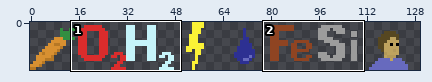
One commit to this sprite sheet: android/assets/img/icons.png. Above, an overview of the earlier version with the close-up marked.
Close-up. Old version:
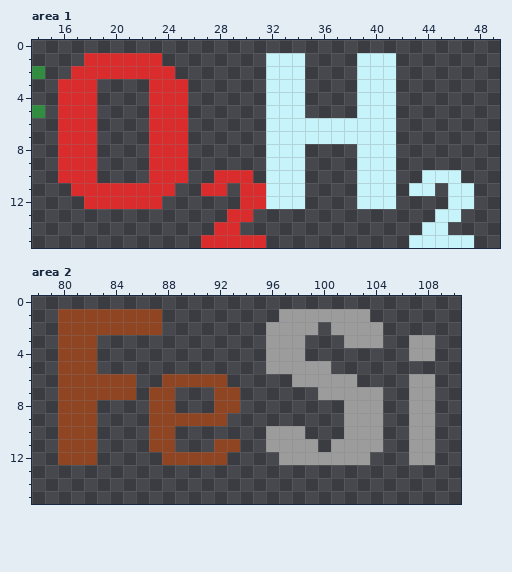
The file is 256x16 pixels. Shown: area 1: x 14..49, y 0..15; area 2: x 78..110, y 0..15. The wide view leaves out empty margins.
New version:
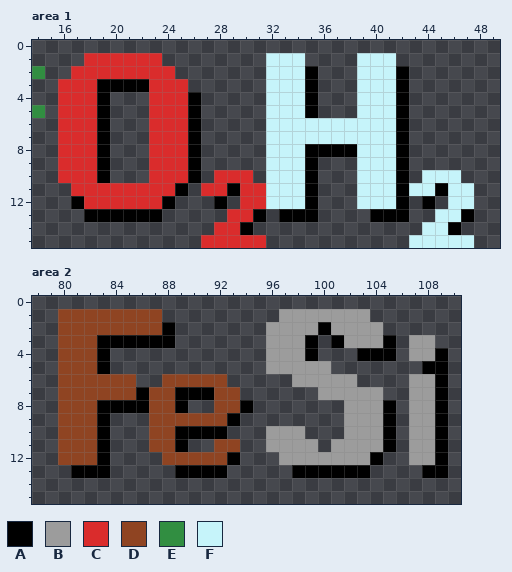
Palette (. is transparent): A #000000  B #9c9c9c  C #da2c2c  D #8f4422  E #318e41  F #c6f4fa
Difference:
{"where": "area 1"}
{"y":2,"x":35,"old":".","new":"A"}
{"y":2,"x":42,"old":".","new":"A"}
{"y":3,"x":19,"old":"....","new":"AAAA"}
{"y":3,"x":35,"old":".","new":"A"}
{"y":3,"x":42,"old":".","new":"A"}
{"y":4,"x":19,"old":".","new":"A"}
{"y":4,"x":26,"old":".","new":"A"}
{"y":4,"x":35,"old":".","new":"A"}
{"y":4,"x":42,"old":".","new":"A"}
{"y":5,"x":19,"old":".","new":"A"}
{"y":5,"x":26,"old":".","new":"A"}
{"y":5,"x":35,"old":".","new":"A"}
{"y":5,"x":42,"old":".","new":"A"}
{"y":6,"x":19,"old":".","new":"A"}
{"y":6,"x":26,"old":".","new":"A"}
{"y":6,"x":42,"old":".","new":"A"}
{"y":7,"x":19,"old":".","new":"A"}
{"y":7,"x":26,"old":".","new":"A"}
{"y":7,"x":42,"old":".","new":"A"}
{"y":8,"x":19,"old":".","new":"A"}
{"y":8,"x":26,"old":".","new":"A"}
{"y":8,"x":35,"old":"....","new":"AAAA"}
{"y":8,"x":42,"old":".","new":"A"}
{"y":9,"x":19,"old":".","new":"A"}
{"y":9,"x":26,"old":".","new":"A"}
{"y":9,"x":35,"old":".","new":"A"}
{"y":9,"x":42,"old":".","new":"A"}
{"y":10,"x":19,"old":".","new":"A"}
{"y":10,"x":26,"old":".","new":"A"}
{"y":10,"x":35,"old":".","new":"A"}
{"y":10,"x":42,"old":".","new":"A"}
{"y":11,"x":25,"old":".","new":"A"}
{"y":11,"x":29,"old":".","new":"A"}
{"y":11,"x":35,"old":".","new":"A"}
{"y":11,"x":42,"old":".","new":"A"}
{"y":11,"x":45,"old":".","new":"A"}
{"y":12,"x":17,"old":".","new":"A"}
{"y":12,"x":24,"old":".","new":"A"}
{"y":12,"x":28,"old":".","new":"A"}
{"y":12,"x":35,"old":".","new":"A"}
{"y":12,"x":42,"old":".","new":"A"}
{"y":12,"x":44,"old":".","new":"A"}
{"y":13,"x":18,"old":"......","new":"AAAAAA"}
{"y":13,"x":31,"old":".","new":"A"}
{"y":13,"x":33,"old":"...","new":"AAA"}
{"y":13,"x":40,"old":"...","new":"AAA"}
{"y":13,"x":47,"old":".","new":"A"}
{"y":14,"x":30,"old":".","new":"A"}
{"y":14,"x":46,"old":".","new":"A"}
{"where": "area 2"}
{"y":2,"x":88,"old":".","new":"A"}
{"y":2,"x":100,"old":".","new":"A"}
{"y":3,"x":83,"old":"......","new":"AAAAAA"}
{"y":3,"x":99,"old":".","new":"A"}
{"y":3,"x":101,"old":".","new":"A"}
{"y":3,"x":105,"old":".","new":"A"}
{"y":4,"x":83,"old":".","new":"A"}
{"y":4,"x":99,"old":".","new":"A"}
{"y":4,"x":103,"old":"...","new":"AAA"}
{"y":4,"x":109,"old":".","new":"A"}
{"y":5,"x":83,"old":".","new":"A"}
{"y":5,"x":108,"old":"..","new":"AA"}
{"y":6,"x":109,"old":".","new":"A"}
{"y":7,"x":86,"old":".","new":"A"}
{"y":7,"x":89,"old":"...","new":"AAA"}
{"y":7,"x":109,"old":".","new":"A"}
{"y":8,"x":83,"old":"....","new":"AAAA"}
{"y":8,"x":89,"old":".","new":"A"}
{"y":8,"x":94,"old":".","new":"A"}
{"y":8,"x":105,"old":".","new":"A"}
{"y":8,"x":109,"old":".","new":"A"}
{"y":9,"x":83,"old":".","new":"A"}
{"y":9,"x":93,"old":".","new":"A"}
{"y":9,"x":105,"old":".","new":"A"}
{"y":9,"x":109,"old":".","new":"A"}
{"y":10,"x":83,"old":".","new":"A"}
{"y":10,"x":89,"old":"....","new":"AAAA"}
{"y":10,"x":105,"old":".","new":"A"}
{"y":10,"x":109,"old":".","new":"A"}
{"y":11,"x":83,"old":".","new":"A"}
{"y":11,"x":89,"old":".","new":"A"}
{"y":11,"x":105,"old":".","new":"A"}
{"y":11,"x":109,"old":".","new":"A"}
{"y":12,"x":83,"old":".","new":"A"}
{"y":12,"x":93,"old":".","new":"A"}
{"y":12,"x":104,"old":".","new":"A"}
{"y":12,"x":109,"old":".","new":"A"}
{"y":13,"x":81,"old":"...","new":"AAA"}
{"y":13,"x":89,"old":"....","new":"AAAA"}
{"y":13,"x":98,"old":"......","new":"AAAAAA"}
{"y":13,"x":108,"old":"..","new":"AA"}
{"label":"added","picture_box":[71,66,474,235]}
{"label":"added","picture_box":[71,322,448,478]}
